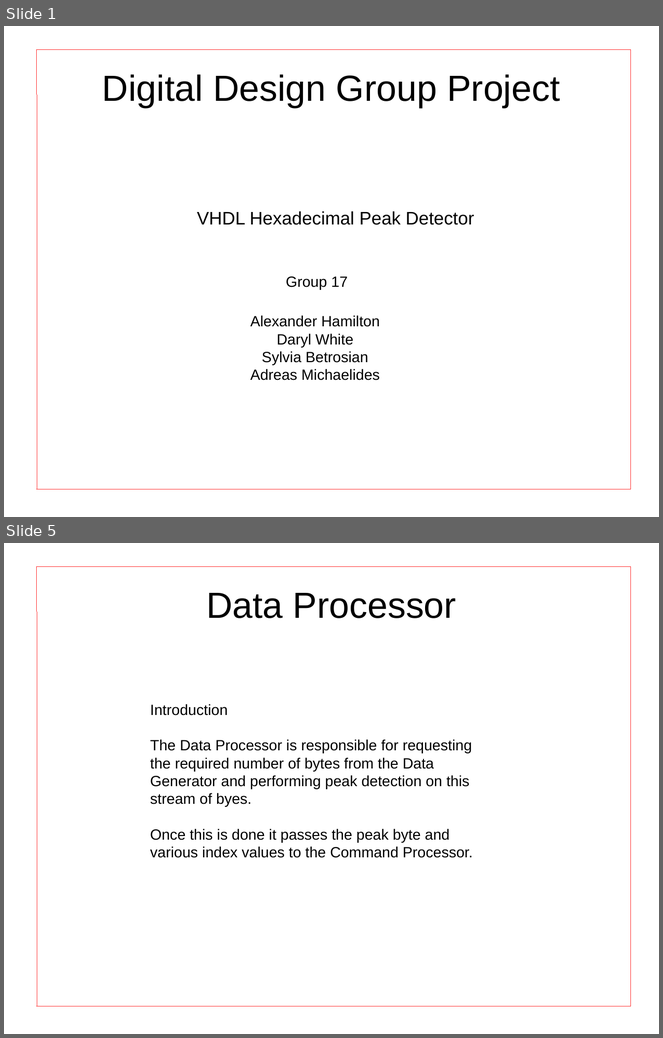
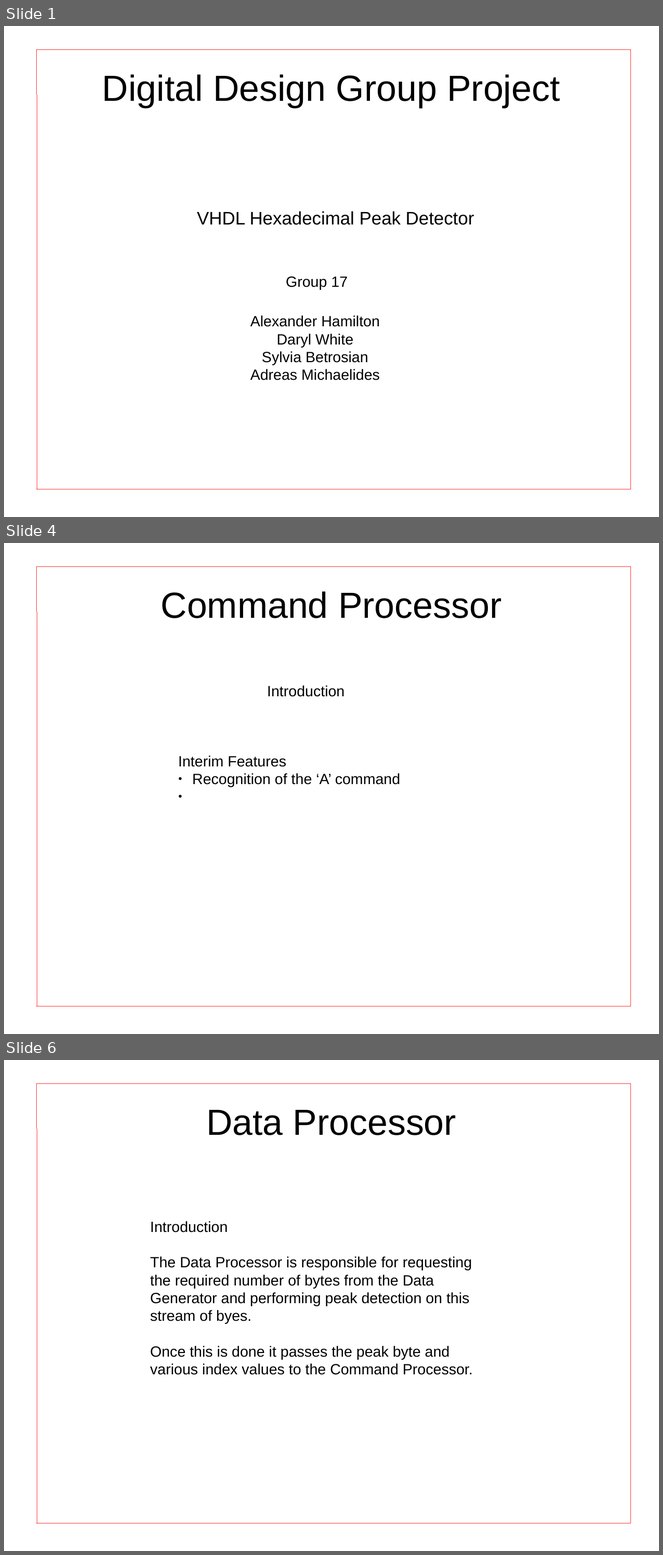
Before and after one commit to darylw357/digital_design_group, a slide deck: presentation.odp. Shown one above the other, each under a label of ours: slides 1 and 5 before the commit, slides 1, 4 and 6 after it; the slides between them are not shown. The pictures are 663x1038 and 663x1555 pixels, drawn with LibreOffice and Linux fonts; fonts in the diff are those of the drawing. Boxes give left, top, right and bottom in pixels: in the first picture for what was removed or moved away, otherwise in the second. Text is boxed around its words. In the diff, an @@ line names an element or a change of style, - is before the commit and + after.

```diff
--- a/presentation.odp
+++ b/presentation.odp
@@ slide 4 added at box(4, 543, 659, 1034), background #FFFFFF @@
@@ line added from (37, 566) to (37, 1007), #FF3333 0 pt @@
@@ line added from (631, 566) to (37, 566), #FF3333 0 pt @@
@@ line added from (631, 1007) to (631, 566), #FF3333 0 pt @@
@@ title added at box(161, 591, 502, 618), 44 pt, text #000000 @@
+Command Processor
@@ text added at box(267, 685, 345, 697), 18 pt, text #000000 @@
+Introduction
@@ text added at box(178, 756, 400, 787), 18 pt, text #000000 @@
+Interim Features
+● Recognition of the ‘A’ command
@@ line added from (37, 1007) to (631, 1007), #FF3333 0 pt @@
@@ what was slide 5 is now slide 6 @@
```
Also in this commit, not shown: 4 slides changed, 2 other slides added, 2 slides removed.
